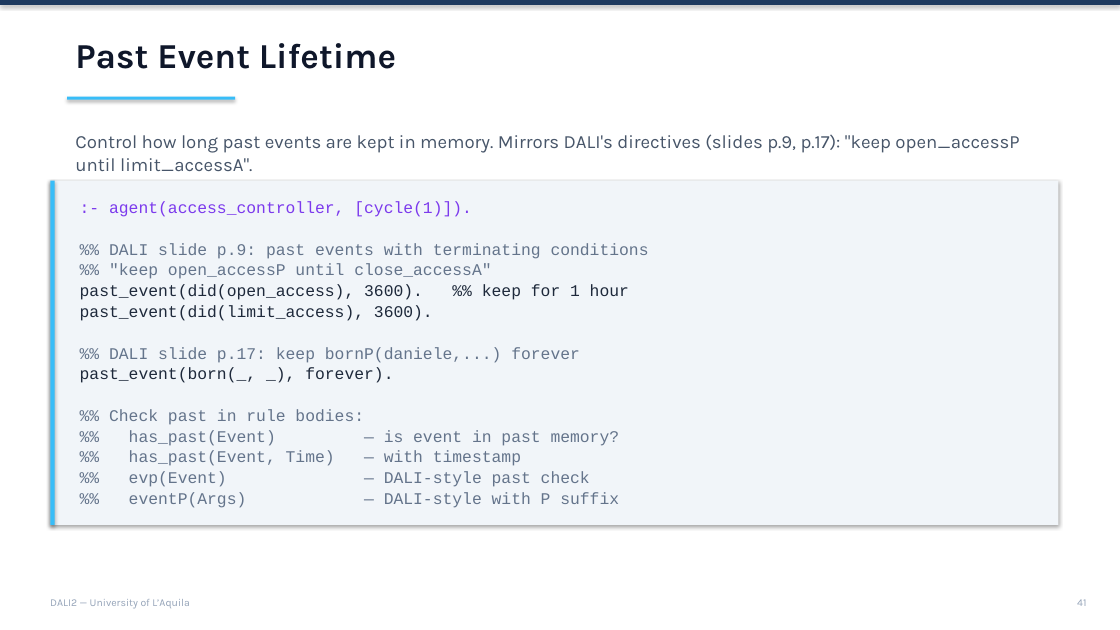
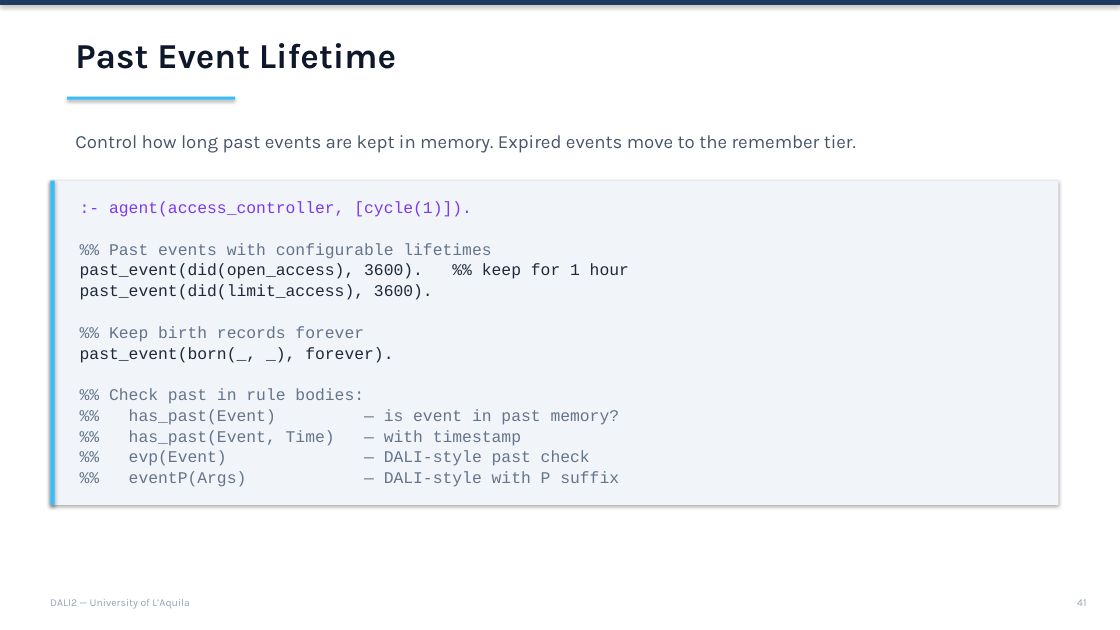
Before and after one commit to AAAI-DISIM-UnivAQ/DALI2, a slide deck: slide 41 of slides/Slides.pptx. Drawn at 1120x630 pixels with LibreOffice and Linux fonts; fonts in the diff are those of the drawing. Boxes give left, top, right and bottom in pixels: in the first picture for what was removed or moved away, otherwise in the second. Text is boxed around its words. In the diff, an @@ line names an element or a change of style, - is before the commit and + after.

```diff
--- a/slides/Slides.pptx
+++ b/slides/Slides.pptx
@@ text at [75, 135, 856, 153]: text changed @@
-Control how long past events are kept in memory. Mirrors DALI's directives (slides p.9, p.17): "keep open_accessP until limit_accessA".
+Control how long past events are kept in memory. Expired events move to the remember tier.
@@ rectangle: place and size @@
-rectangle at [50, 181, 1059, 525]
+rectangle at [50, 181, 1059, 505]
@@ rectangle: place and size @@
-rectangle at [50, 181, 55, 525]
+rectangle at [50, 181, 55, 505]
@@ text at [109, 243, 491, 259]: text changed @@
-%% DALI slide p.9: past events with terminating conditions
-%% "keep open_accessP until close_accessA"
+%% Past events with configurable lifetimes
@@ text at [109, 326, 364, 342]: text changed @@
-%% DALI slide p.17: keep bornP(daniele,...) forever
+%% Keep birth records forever
```
Also in this commit, not shown: 19 other slides changed, 6 other files.
